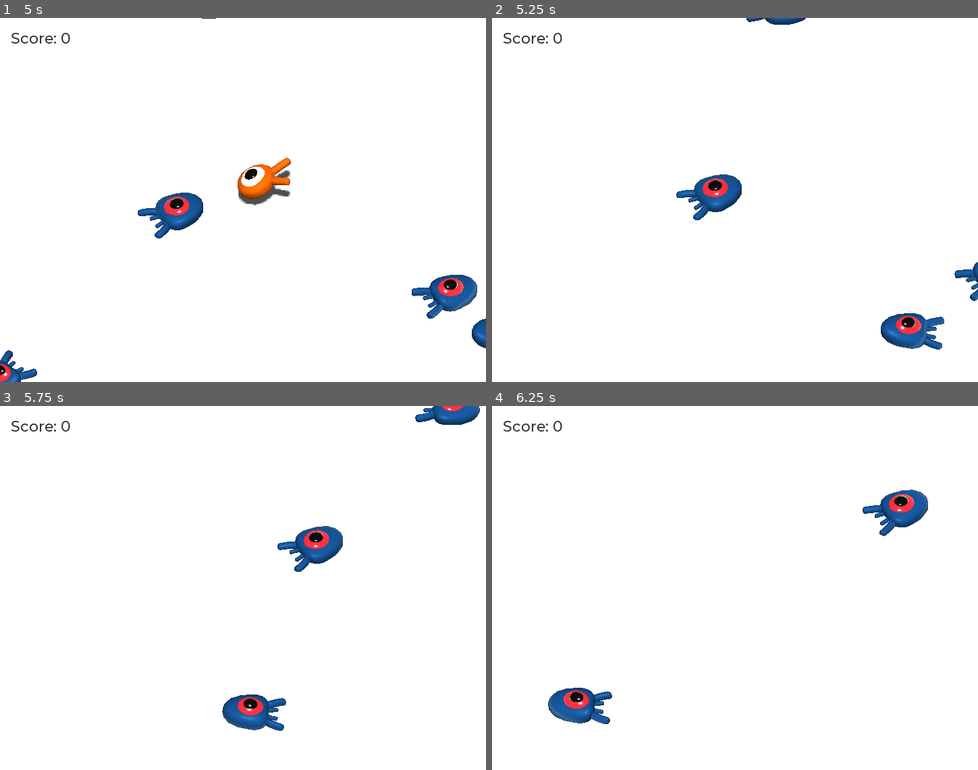
Above: before the commit, frames 1-4 (two rows, left to right).
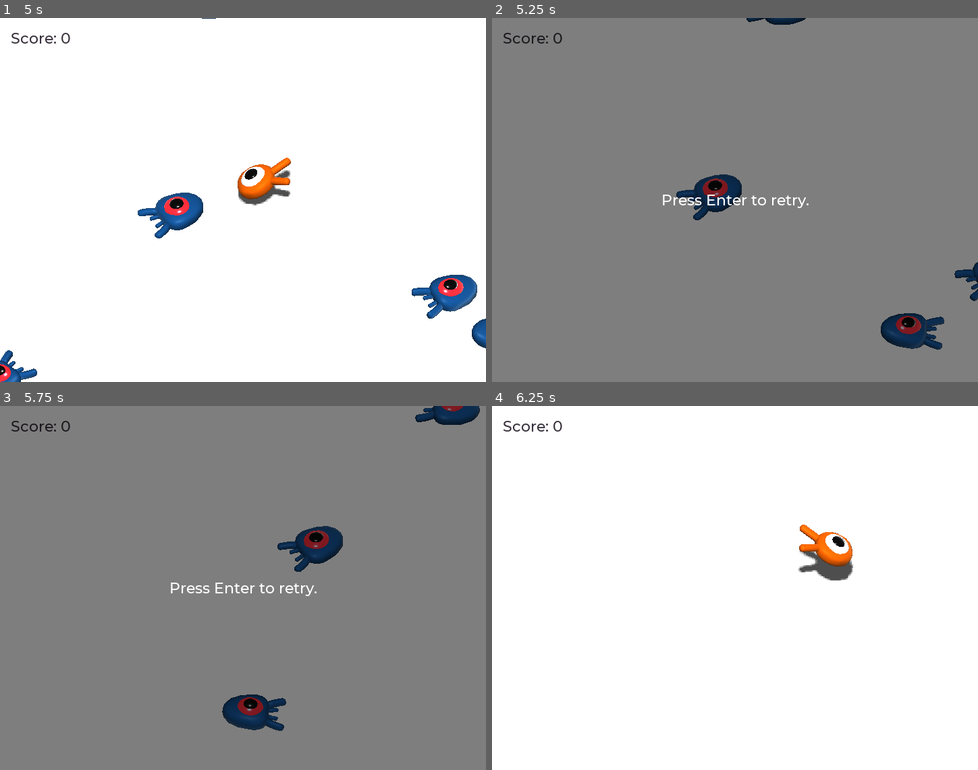
Above: after the commit, the same moments.

Repository: Jade1724/godot-my-first-3d-game
Game: Godot game, scene res://Main.tscn
Two runs of this game, one before a commit and one after it. Both use one fixed random seed, a clock stepped at 60 frames per second and the inputs below.
Inputs:
- Up to frame 1 (5 s): tap Enter (ui_accept) at 0.5, 1.35, 2.85, 4.35 s; hold Right (move_right) 0.53-1.28 s; hold Enter (ui_accept) 0.53-1.28 s; tap Space (jump) at 0.77, 1.52, 3.02, 3.77, 4.52 s; hold Down (move_back) 1.28-2.03 s; hold Right (move_right) 2.03-2.78 s; hold Enter (ui_accept) 2.03-2.78 s; hold Up (move_forward) 2.78-3.53 s; hold Enter (ui_accept) 3.53-4.28 s; hold Left (move_left) from 3.53 s (still down)
- Up to frame 2 (5.25 s): release Left (move_left) at 5.03 s; hold Down (move_back) from 5.03 s (still down); hold Enter (ui_accept) from 5.03 s (still down)
- Up to frame 3 (5.75 s): keep holding Down (move_back); keep holding Enter (ui_accept)
- Up to frame 4 (6.25 s): release Down (move_back) at 5.78 s; release Enter (ui_accept) at 5.78 s; hold Right (move_right) from 5.78 s (still down); tap Enter (ui_accept) at 5.85 s; tap Space (jump) at 6.02 s

Frame 1 is identical in both runs. In frame 2, 100% of the frame differs, in the area x 0-100%, y 0-100%; in frame 3, 100%; in frame 4, 2.9%.

Commit message:
Added a MusicPlayer and AnimationPlayer.

Diff:
--- a/Main.gd
+++ b/Main.gd
@@ -4,6 +4,7 @@
 
 func _ready():
 	randomize()
+	$UserInterface/Retry.hide()
 
 func _on_MobTimer_timeout():
 	# Create a Mob instance and add it to the scenen.
@@ -26,3 +27,9 @@
 
 func _on_Player_hit():
 	$MobTimer.stop()
+	$UserInterface/Retry.show()
+
+func _unhandled_input(event):
+	if event.is_action_pressed("ui_accept") and $UserInterface/Retry.visible:
+		# This restarts the current scene.
+		get_tree().reload_current_scene()
--- a/Main.tscn
+++ b/Main.tscn
@@ -96,8 +96,8 @@
 autostart = true
 
 [node name="UserInterface" type="Control" parent="."]
-margin_right = 40.0
-margin_bottom = 40.0
+anchor_right = 1.0
+anchor_bottom = 1.0
 theme = SubResource( 7 )
 
 [node name="ScoreLabel" type="Label" parent="UserInterface"]
@@ -109,5 +109,21 @@
 text = "Score: 0"
 script = ExtResource( 5 )
 
+[node name="Retry" type="ColorRect" parent="UserInterface"]
+anchor_right = 1.0
+anchor_bottom = 1.0
+color = Color( 0, 0, 0, 0.505882 )
+
+[node name="Label" type="Label" parent="UserInterface/Retry"]
+anchor_left = 0.5
+anchor_top = 0.5
+anchor_right = 0.5
+anchor_bottom = 0.5
+margin_left = -109.5
+margin_top = -14.0
+margin_right = 109.5
+margin_bottom = 14.0
+text = "Press Enter to retry.                       "
+
 [connection signal="hit" from="Player" to="." method="_on_Player_hit"]
 [connection signal="timeout" from="MobTimer" to="." method="_on_MobTimer_timeout"]
--- /dev/null
+++ b/MusicPlayer.tscn
@@ -0,0 +1,7 @@
+[gd_scene load_steps=2 format=2]
+
+[ext_resource path="res://art/House In a Forest Loop.ogg" type="AudioStream" id=1]
+
+[node name="MusicPlayer" type="AudioStreamPlayer"]
+stream = ExtResource( 1 )
+autoplay = true
--- a/Player.tscn
+++ b/Player.tscn
@@ -7,6 +7,61 @@
 radius = 1.02144
 
 [sub_resource type="CylinderShape" id=2]
+
+[sub_resource type="Animation" id=3]
+length = 0.001
+tracks/0/type = "value"
+tracks/0/path = NodePath("Pivot/Character:translation")
+tracks/0/interp = 1
+tracks/0/loop_wrap = true
+tracks/0/imported = false
+tracks/0/enabled = true
+tracks/0/keys = {
+"times": PoolRealArray( 0 ),
+"transitions": PoolRealArray( 1 ),
+"update": 0,
+"values": [ Vector3( 0, 0, 0 ) ]
+}
+tracks/1/type = "value"
+tracks/1/path = NodePath("Pivot/Character:rotation_degrees")
+tracks/1/interp = 1
+tracks/1/loop_wrap = true
+tracks/1/imported = false
+tracks/1/enabled = true
+tracks/1/keys = {
+"times": PoolRealArray( 0 ),
+"transitions": PoolRealArray( 1 ),
+"update": 0,
+"values": [ Vector3( 0, 0, 0 ) ]
+}
+
+[sub_resource type="Animation" id=4]
+resource_name = "float"
+length = 1.2
+tracks/0/type = "value"
+tracks/0/path = NodePath("Pivot/Character:translation")
+tracks/0/interp = 1
+tracks/0/loop_wrap = true
+tracks/0/imported = false
+tracks/0/enabled = true
+tracks/0/keys = {
+"times": PoolRealArray( 0 ),
+"transitions": PoolRealArray( 1 ),
+"update": 0,
+"values": [ Vector3( 0, 0, 0 ) ]
+}
+tracks/1/type = "value"
+tracks/1/path = NodePath("Pivot/Character:rotation_degrees")
+tracks/1/interp = 1
+tracks/1/loop_wrap = true
+tracks/1/imported = false
+tracks/1/enabled = true
+tracks/1/keys = {
+"times": PoolRealArray( 0 ),
+"transitions": PoolRealArray( 1 ),
+"update": 0,
+"values": [ Vector3( 0, 0, 0 ) ]
+}
 
 [node name="Player" type="KinematicBody"]
 collision_mask = 6
@@ -30,4 +85,10 @@
 transform = Transform( 1.4, 0, 0, 0, 0.252, 0, 0, 0, 1.4, 0, 0.853543, 0 )
 shape = SubResource( 2 )
 
+[node name="AnimationPlayer" type="AnimationPlayer" parent="."]
+autoplay = "float"
+reset_on_save = false
+anims/RESET = SubResource( 3 )
+anims/float = SubResource( 4 )
+
 [connection signal="body_entered" from="MobDetector" to="." method="_on_MobDetector_body_entered"]
--- a/project.godot
+++ b/project.godot
@@ -17,6 +17,10 @@
 config/name="Squash the Creeps (3D)"
 run/main_scene="res://Main.tscn"
 config/icon="res://icon.png"
+
+[autoload]
+
+MusicPlayer="*res://MusicPlayer.tscn"
 
 [display]
 
Not shown: 1 places in Player.tscn that only renumber resources
